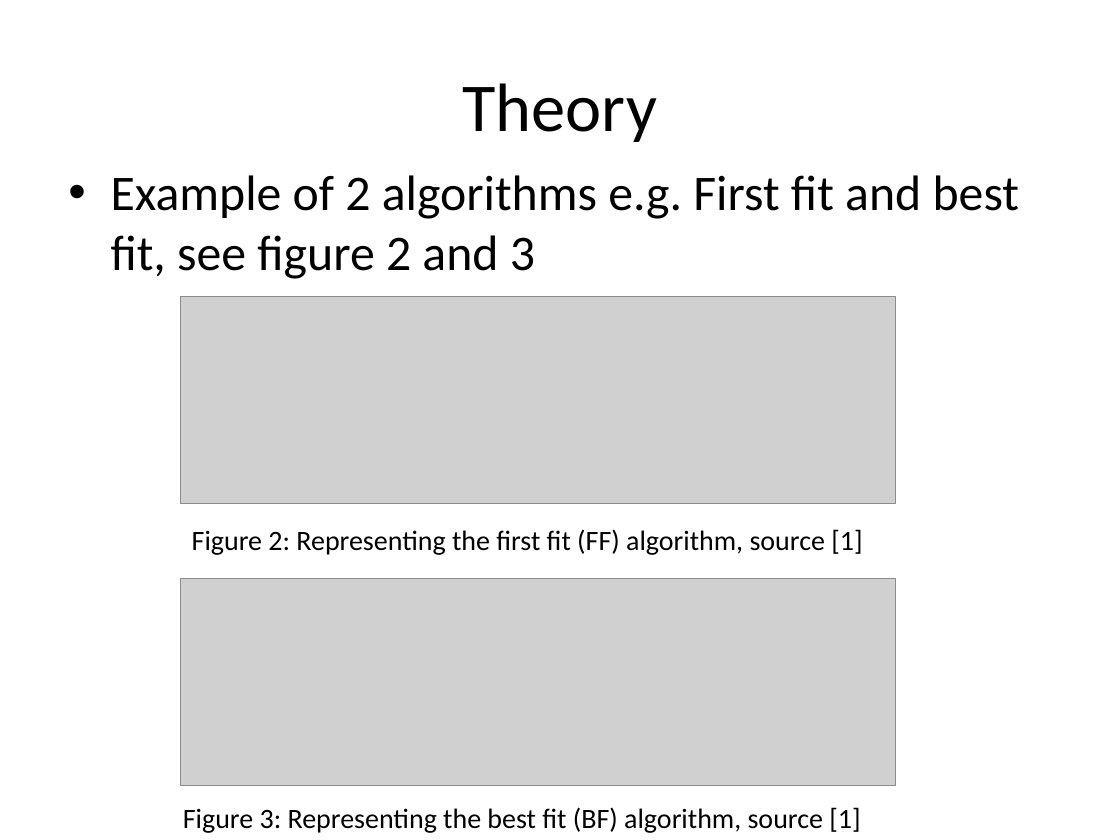
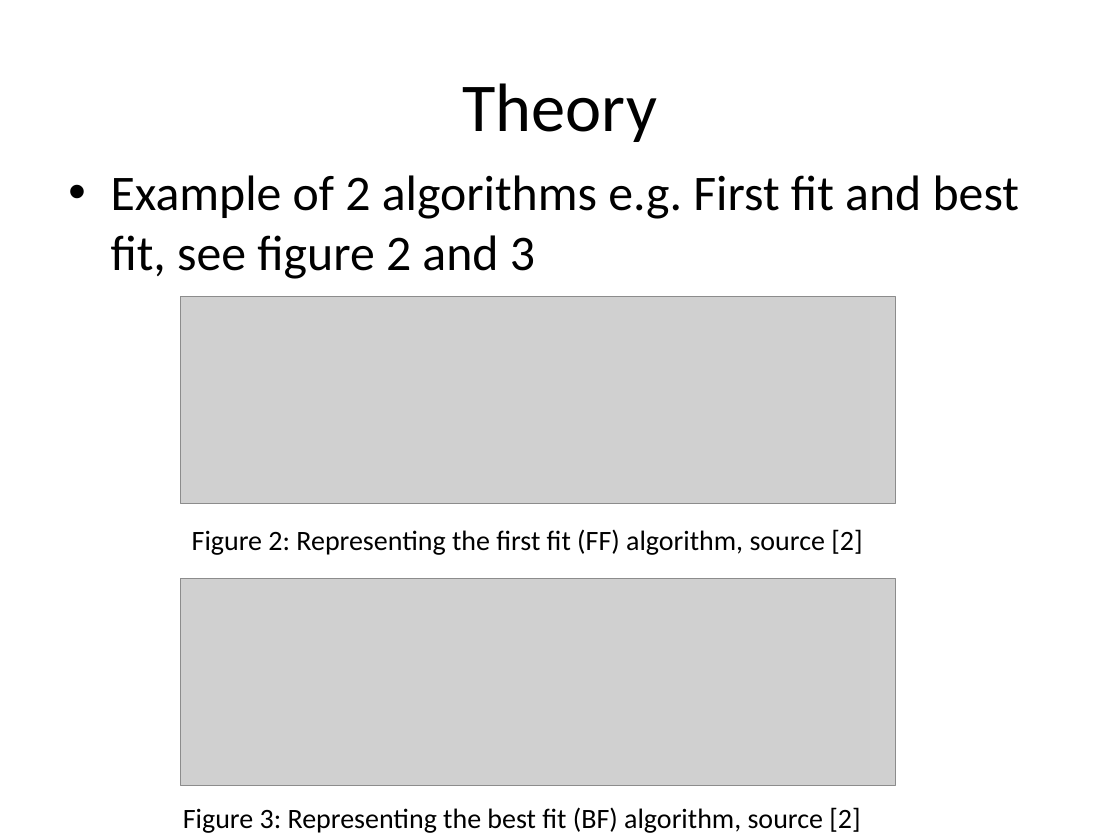
Before and after one commit to montelongoj/p2-b130-aau-2011, a slide deck: slide 6 of PP for status.pptx. Drawn at 1120x840 pixels with LibreOffice and Linux fonts; fonts in the diff are those of the drawing; grey boxes stand for pictures. Boxes give left, top, right and bottom in pixels: in the first picture for what was removed or moved away, otherwise in the second. Text is boxed around its words. In the diff, an @@ line names an element or a change of style, - is before the commit and + after.

```diff
--- a/PP for status.pptx
+++ b/PP for status.pptx
@@ text at bbox=[192, 529, 862, 555]: text changed @@
-Figure 2: Representing the first fit (FF) algorithm, source [1]
+Figure 2: Representing the first fit (FF) algorithm, source [2]
@@ text at bbox=[183, 807, 860, 833]: text changed @@
-Figure 3: Representing the best fit (BF) algorithm, source [1]
+Figure 3: Representing the best fit (BF) algorithm, source [2]
```
Also in this commit, not shown: 3 other slides changed.
